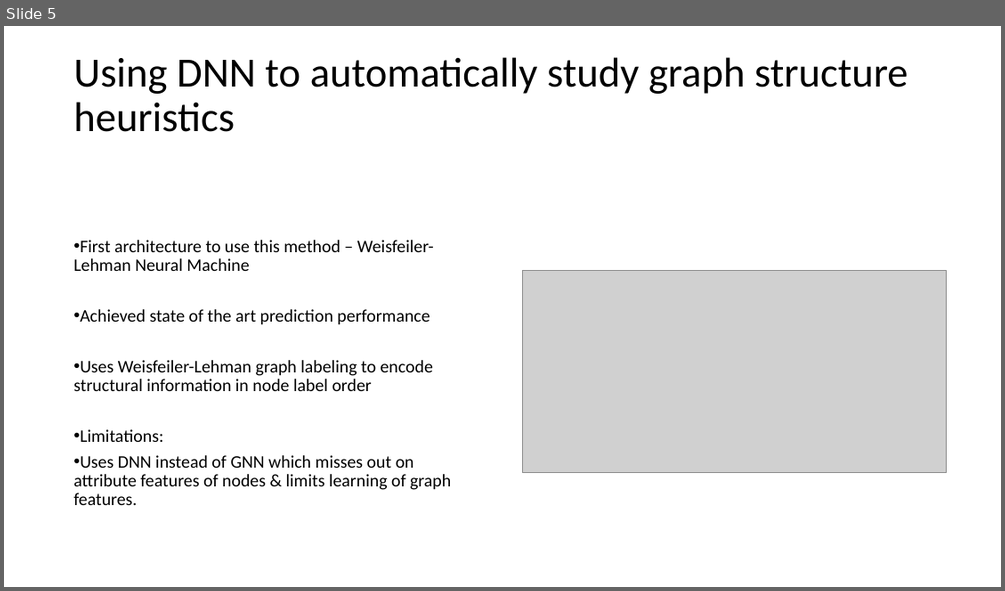
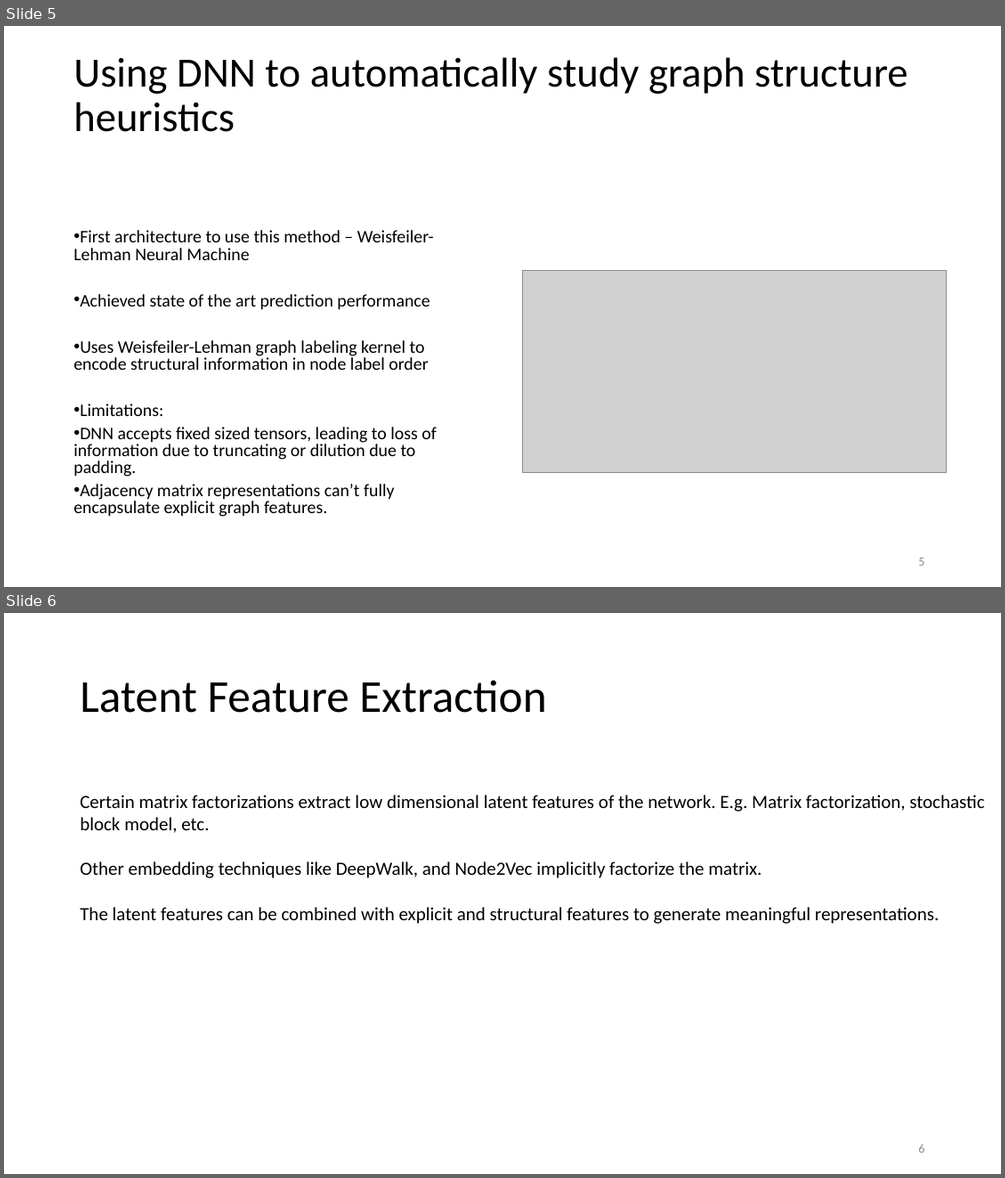
Before and after one commit to tongshu83/tongshu83.github.io, a slide deck: html/seminar/DhroovPandey_NeurIPS18_SEAL_slides.pptx. Shown one above the other, each under a label of ours: slide 5 before the commit, slides 5 and 6 after it. The pictures are 1005x591 and 1005x1178 pixels, drawn with LibreOffice and Linux fonts; fonts in the diff are those of the drawing; grey boxes stand for pictures. Boxes give left, top, right and bottom in pixels: in the first picture for what was removed or moved away, otherwise in the second. Text is boxed around its words. In the diff, an @@ line names an element or a change of style, - is before the commit and + after.

```diff
--- a/html/seminar/DhroovPandey_NeurIPS18_SEAL_slides.pptx
+++ b/html/seminar/DhroovPandey_NeurIPS18_SEAL_slides.pptx
@@ slide 6 added at box(4, 613, 1001, 1174), background #FFFFFF @@
@@ title added at box(80, 680, 546, 713), 44 pt, text #000000 @@
+Latent Feature Extraction
@@ text added at box(80, 795, 984, 924), 18 pt, text #000000 @@
+Certain matrix factorizations extract low dimensional latent features of the network. E.g. Matrix factorization, stochastic
+block model, etc.
+Other embedding techniques like DeepWalk, and Node2Vec implicitly factorize the matrix.
+The latent features can be combined with explicit and structural features to generate meaningful representations.
@@ page number added at box(918, 1144, 924, 1152), 12 pt, text #8C8C8C @@
+6
@@ slide 5 changed as well @@
@@ text at box(73, 230, 434, 416): line spacing 0.9 to 0.8 @@
@@ text at box(73, 340, 428, 370): text changed @@
-• Uses Weisfeiler-Lehman graph labeling to encode structural information in node label order
+• Uses Weisfeiler-Lehman graph labeling kernel to encode structural information in node label order
@@ text at box(73, 426, 437, 516): text changed @@
-• Uses DNN instead of GNN which misses out on attribute features of nodes & limits learning of graph features.
+• DNN accepts fixed sized tensors, leading to loss of information due to truncating or dilution due to padding.
+• Adjacency matrix representations can’t fully encapsulate explicit graph features.
@@ page number added at box(918, 557, 924, 565), 12 pt, text #8C8C8C @@
+5
```
Also in this commit, not shown: 14 other slides changed, 2 other slides added, 19 other files.
